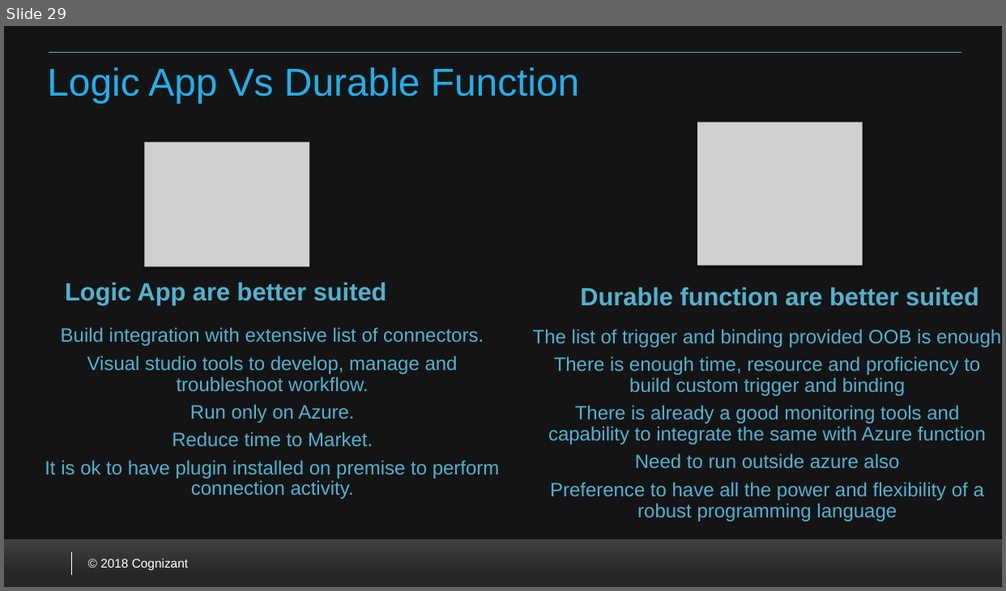
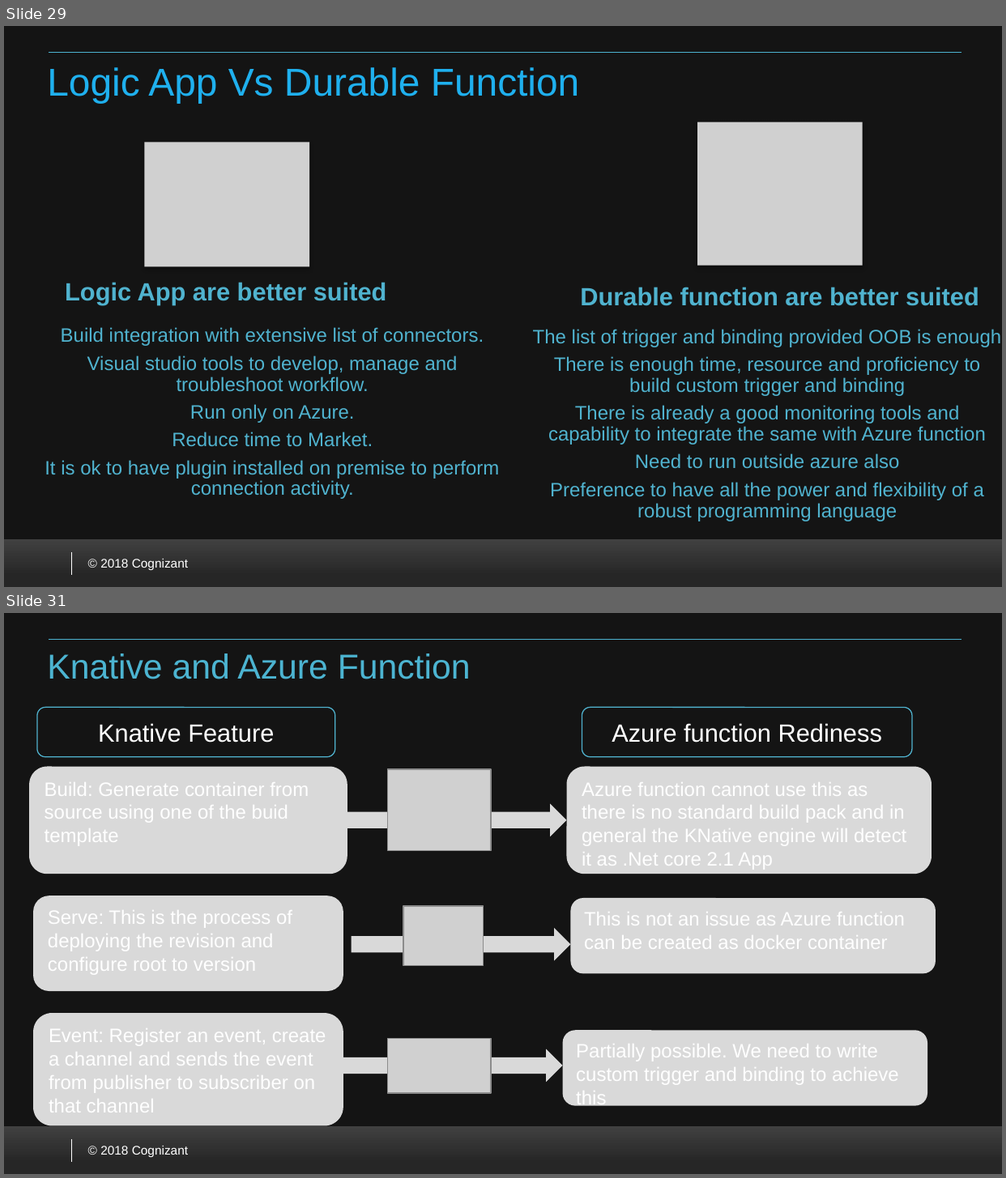
Before and after one commit to VenkateshSrini/MyDocuments, a slide deck: Azurefunction 2.0.pptx. Shown one above the other, each under a label of ours: slide 29 before the commit, slides 29 and 31 after it; the slides between them are not shown. The pictures are 1006x591 and 1006x1178 pixels, drawn with LibreOffice and Linux fonts; fonts in the diff are those of the drawing; grey boxes stand for pictures; background and template pictures are left out. Boxes give left, top, right and bottom in pixels: in the first picture for what was removed or moved away, otherwise in the second. Text is boxed around its words. In the diff, an @@ line names an element or a change of style, - is before the commit and + after.

Commit message:
added content on Kubernetes deployment and KNative

```diff
--- a/Azurefunction 2.0.pptx
+++ b/Azurefunction 2.0.pptx
@@ slide 31 added at <box>4,613,1002,1174</box>, background #FFFFFF; not listed: 5 template elements that a slide beside it also shows @@
@@ title added at <box>47,653,471,679</box>, 25 pt, text #4CB4D1 @@
+Knative and Azure Function
@@ rounded rectangle added at <box>37,708,335,758</box>, fill #141414, outline #50B3CF 0.75 pt, 18 pt, text #FFFFFF @@
+Knative Feature
@@ rounded rectangle added at <box>582,708,912,758</box>, fill #141414, outline #50B3CF 0.75 pt, 18 pt, text #FFFFFF @@
+Azure function Rediness
@@ rounded rectangle added at <box>29,767,347,875</box>, fill #D9D9D9, 14 pt, text #FFFFFF @@
+Build: Generate container from source using one of the buid template
@@ picture added at <box>388,769,491,850</box> @@
@@ rounded rectangle added at <box>567,767,932,875</box>, fill #D9D9D9, 14 pt, text #FFFFFF @@
+Azure function cannot use this as there is no standard build pack and in general the KNative engine will detect it as .Net core 2.1 App
@@ right arrow added at <box>347,803,567,837</box>, fill #D9D9D9 @@
@@ rounded rectangle added at <box>33,896,343,991</box>, fill #D9D9D9, 14 pt, text #FFFFFF @@
+Serve: This is the process of deploying the revision and configure root to version
@@ rounded rectangle added at <box>571,898,936,974</box>, fill #D9D9D9, 14 pt, text #FFFFFF @@
+This is not an issue as Azure function can be created as docker container
@@ right arrow added at <box>351,928,571,961</box>, fill #D9D9D9 @@
@@ picture added at <box>403,906,483,966</box> @@
@@ rounded rectangle added at <box>33,1013,343,1126</box>, fill #D9D9D9, 14 pt, text #FFFFFF @@
+Event: Register an event, create a channel and sends the event from publisher to subscriber on that channel
@@ right arrow added at <box>343,1049,563,1082</box>, fill #D9D9D9 @@
@@ picture added at <box>388,1038,491,1093</box> @@
@@ rounded rectangle added at <box>563,1030,928,1106</box>, fill #D9D9D9, 14 pt, text #FFFFFF @@
+Partially possible. We need to write custom trigger and binding to achieve this
```
Also in this commit, not shown: 1 other slide added.
